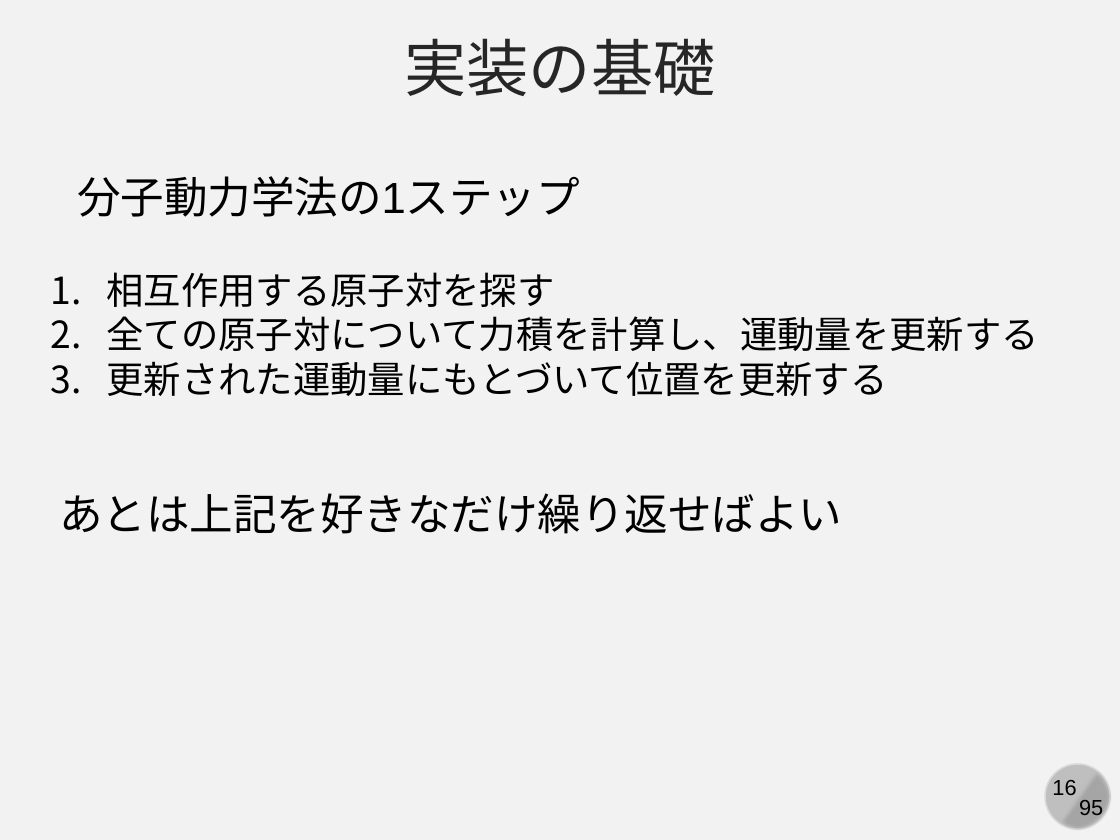
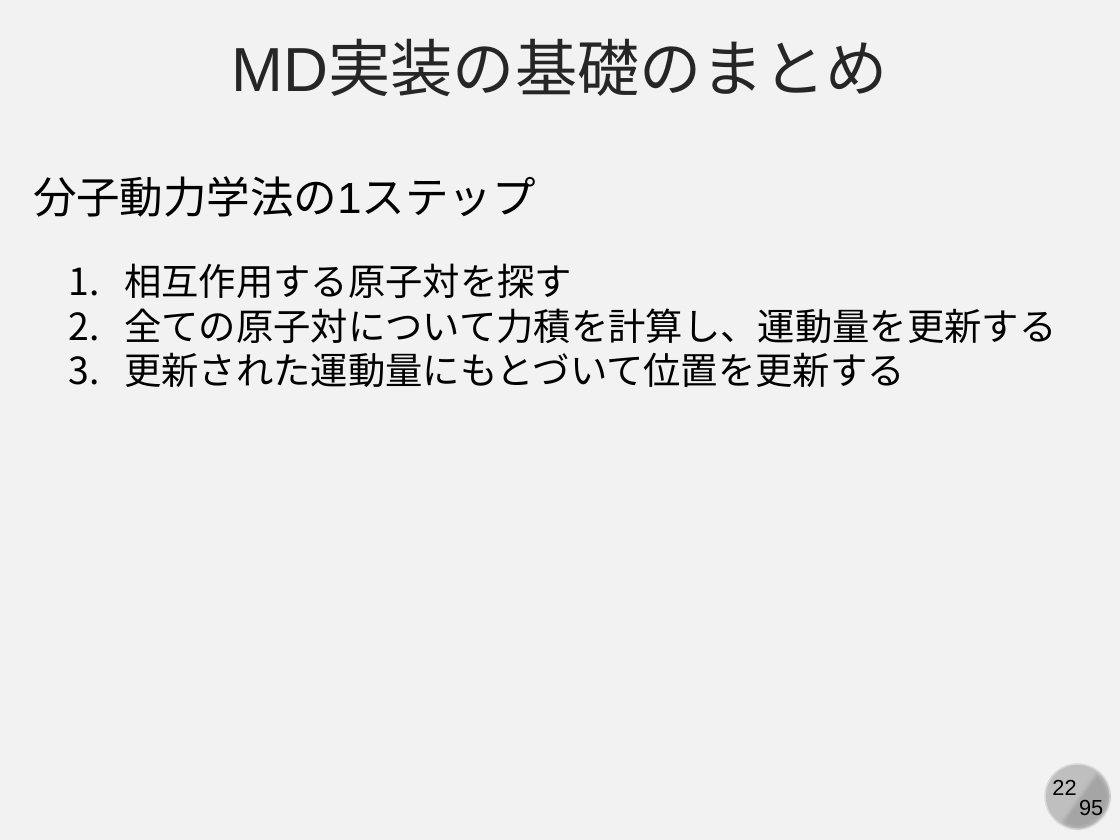
Before and after one commit to kaityo256/simulation_engineering, a slide deck: slide 22 of 07_md_implementation/simulation07.pptx (slide 16 before the commit). Drawn at 1120x840 pixels with LibreOffice and Linux fonts; fonts in the diff are those of the drawing. Boxes give left, top, right and bottom in pixels: in the first picture for what was removed or moved away, otherwise in the second. Text is boxed around its words. In the diff, an @@ line names an element or a change of style, - is before the commit and + after.

```diff
--- a/07_md_implementation/simulation07.pptx
+++ b/07_md_implementation/simulation07.pptx
@@ text at bbox=[232, 41, 888, 96]: text changed @@
-実装の基礎
+MD実装の基礎のまとめ
@@ text "分子動力学法の1ステップ": place and size @@
-text "分子動力学法の1ステップ" at bbox=[77, 176, 580, 217]
+text "分子動力学法の1ステップ" at bbox=[33, 176, 536, 217]
@@ text "相互作用する原子対を探す": place and size @@
-text "相互作用する原子対を探す" at bbox=[107, 272, 1039, 396]
+text "相互作用する原子対を探す" at bbox=[124, 263, 1056, 387]
@@ text removed at bbox=[59, 493, 842, 534] @@
-あとは上記を好きなだけ繰り返せばよい
@@ page number at bbox=[1052, 780, 1076, 795]: text changed @@
-16
+22
```
Also in this commit, not shown: 5 other slides changed, 6 slides added.
